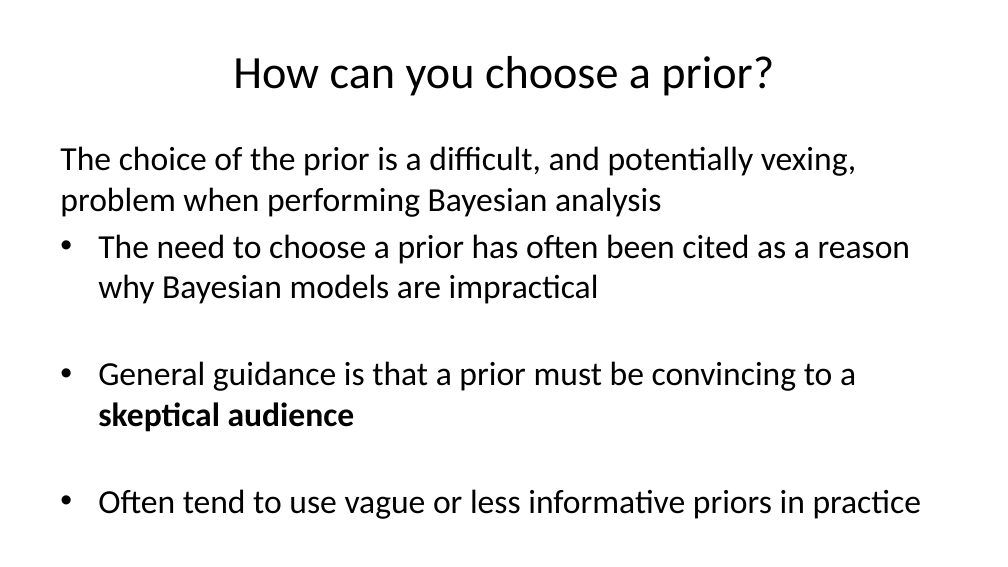
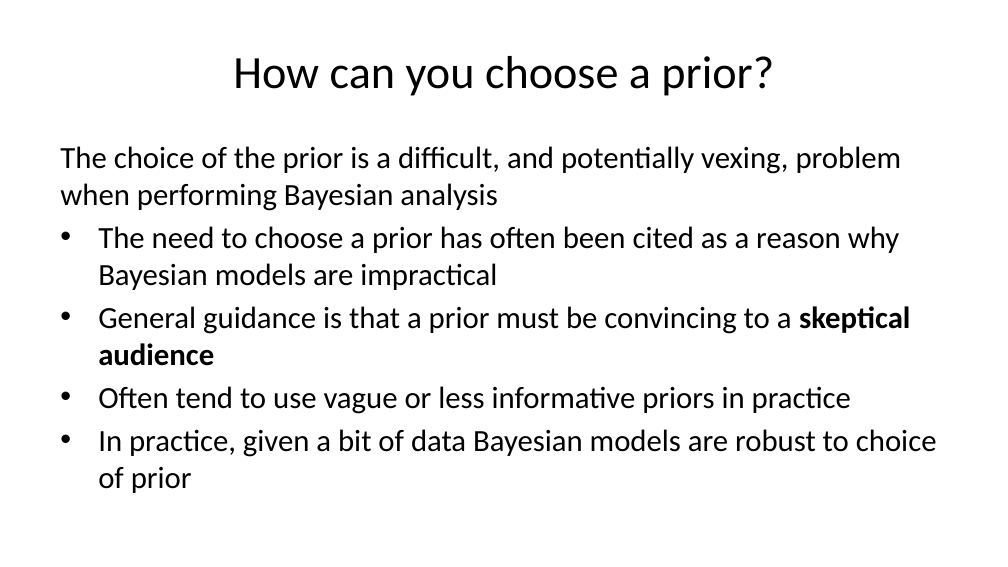
Before and after one commit to StephenElston/CSCI-E-83, a slide deck: slide 25 of LectureSlides/07_IntroductionToBayesModels.pptx (slide 24 before the commit). Drawn at 1008x567 pixels with LibreOffice and Linux fonts; fonts in the diff are those of the drawing. Boxes give left, top, right and bottom in pixels: in the first picture for what was removed or moved away, otherwise in the second. Text is boxed around its words. In the diff, an @@ line names an element or a change of style, - is before the commit and + after.

```diff
--- a/LectureSlides/07_IntroductionToBayesModels.pptx
+++ b/LectureSlides/07_IntroductionToBayesModels.pptx
@@ text at (60,146,910,414): size 24 to 22 pt in "The choice of the prior is a ...", "The need to choose a prior has ...", "General guidance is that a prior must ...", "Often tend to use vague or less ..." @@
@@ text at (98,429,937,493): paragraph added @@
+• In practice, given a bit of data Bayesian models are robust to choice of prior
```
Also in this commit, not shown: 13 other slides changed, 4 slides added, 2 slides removed.
